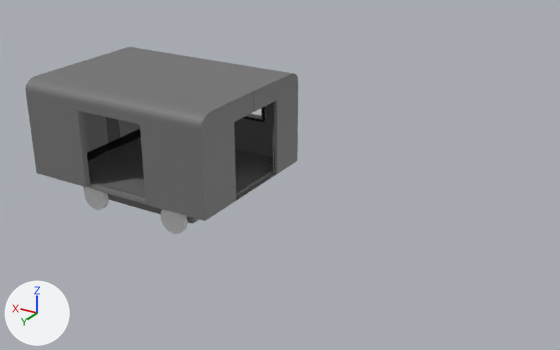
One commit to the FBX model Assets/Art/Models/Train.fbx: the scene before it, then after it.
One viewpoint serves both versions: a 50 mm lens placed at (-15.68, 18.85, 10.08), pointed at (-4.3, -0.11, 0.59). Lighting does not change. The marker at lower left points along +X, +Y and +Z. The older version comes first. Where no turn or scale is listed for an object, it has been applied to the vertices.

Names of what the first picture shows: 'Body', 'BodyWall', 'WallWindows', 'Wheel.002', 'Wheel.003' and 1 more.
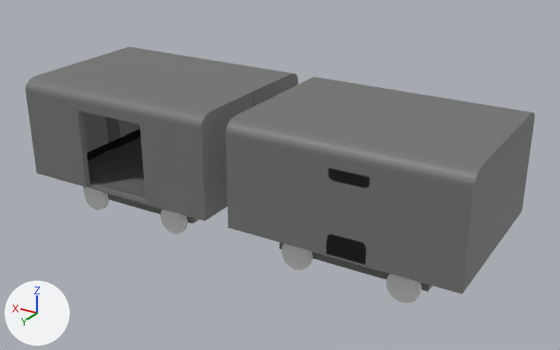
Where the change shows, as pixel boxes [x1, y1, x2, y2] in the pictures (560 x 350 px):
'BodyWall.001', added: after [225, 95, 509, 294]
'WallWindows.001', added: after [278, 77, 535, 248]
'Wheel.005', added: after [386, 274, 422, 303]
'Body.001', added (mostly hidden): after [228, 227, 461, 294]
'Wheel.004', added: after [281, 244, 313, 270]

The change in detail:
Material 'Material.001' (mat_material_001) is new.
Its texture is img_traintexture_png.
Mesh me_cube_007 is new.
It has 120 vertices, 108 faces and spans x -3.44..3.44, y -2.69..2.69, z -0.8..0.03.
It uses material mat_material_001 (picture img_traintexture_png).
Mesh me_cube_005 is new.
It has 314 vertices, 335 faces and spans x -3.44..3.44, y -1.93..0.0, z -0.02..3.18.
It uses material mat_material_001 (picture img_traintexture_png).
Mesh me_cube_006 is new.
It has 146 vertices, 130 faces and spans x -9.6..9.6, y -5.3..0.0, z 0.0..8.8.
It uses material mat_material_001 (picture img_traintexture_png).
Object 'Body.001' (ob_body_001) is new; it shows me_cube_007.
Its location is (-7.69, 0.0, 0.0).
Object 'WallWindows.001' (ob_wallwindows_001) is new; it shows me_cube_005.
Its location is (-7.69, 0.0, 0.0).
Its rotation in degrees is (-180, 0, 0).
Its scale is (-1.0, -1.41, -1.0).
Object 'Wheel.004' (ob_wheel_004) is new; it shows a copy of the mesh of ob_wheel_003.
Its location is (-6.04, 1.85, -0.76).
Object 'BodyWall.001' (ob_bodywall_001) is new; it shows me_cube_006.
Its location is (-7.69, 0.0, 0.0).
Its rotation in degrees is (0, 180, 0).
Its scale is (-0.36, -0.502, -0.36).
Object 'Wheel.005' (ob_wheel_005) is new; it shows a copy of the mesh of ob_wheel_002.
Its location is (-9.33, 1.89, -0.76).
